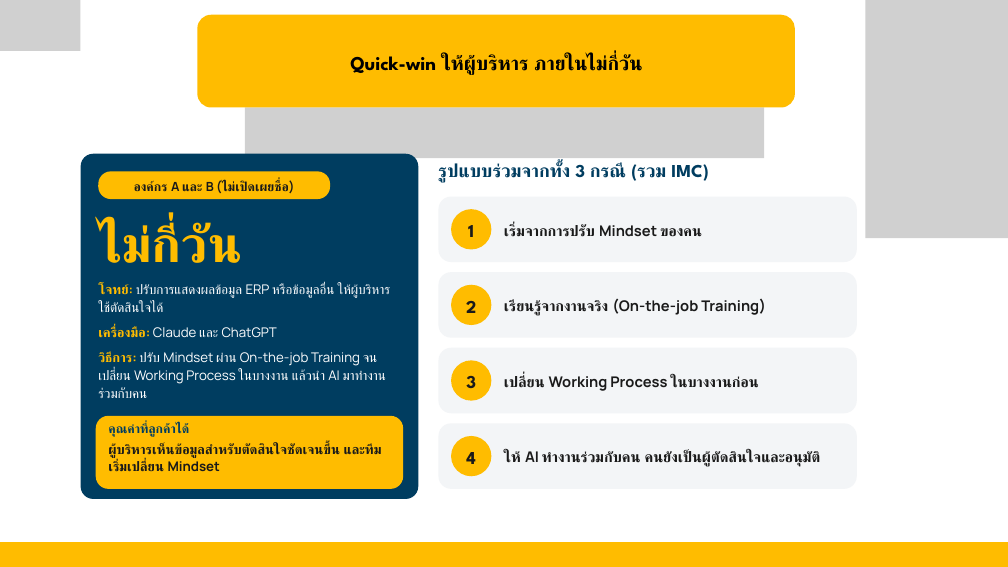
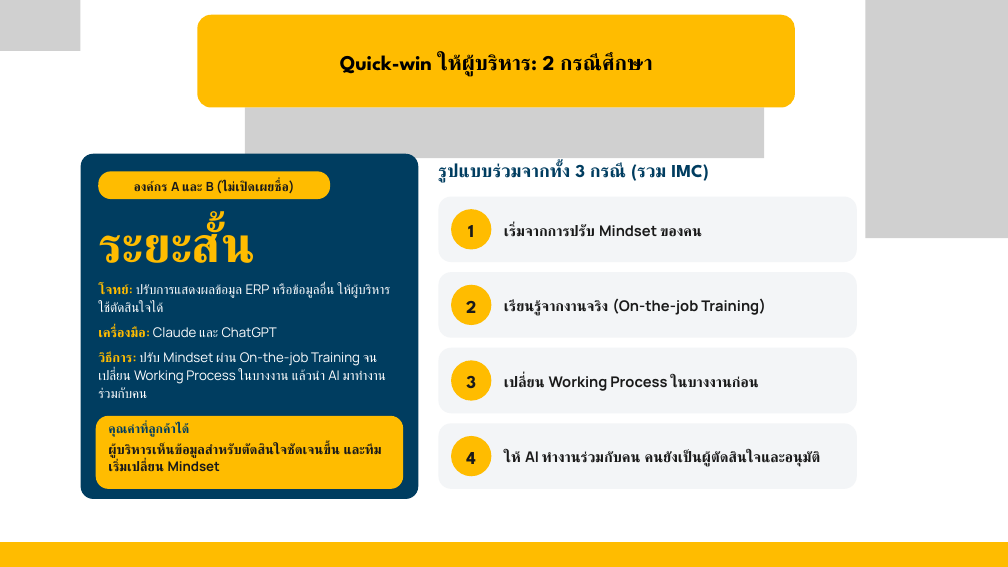
Before and after one commit to petong29149/imc-neuronknowledge, a slide deck: slide 9 of docs/sales/IMC_AI_Transformation_Packages.pptx. Drawn at 1008x567 pixels with LibreOffice and Linux fonts; fonts in the diff are those of the drawing; grey boxes stand for pictures. Boxes give left, top, right and bottom in pixels: in the first picture for what was removed or moved away, otherwise in the second. Text is boxed around its words. In the diff, an @@ line names an element or a change of style, - is before the commit and + after.

```diff
--- a/docs/sales/IMC_AI_Transformation_Packages.pptx
+++ b/docs/sales/IMC_AI_Transformation_Packages.pptx
@@ text at (340, 54, 653, 77): text changed; size 28 to 30 pt @@
-Quick-win ให้ผู้บริหาร ภายในไม่กี่วัน
+Quick-win ให้ผู้บริหาร: 2 กรณีศึกษา
@@ text at (98, 223, 255, 263): text changed @@
-ไม่กี่วัน
+ระยะสั้น
```
Also in this commit, not shown: 13 other slides changed, 1 slide removed, 21 other files.
